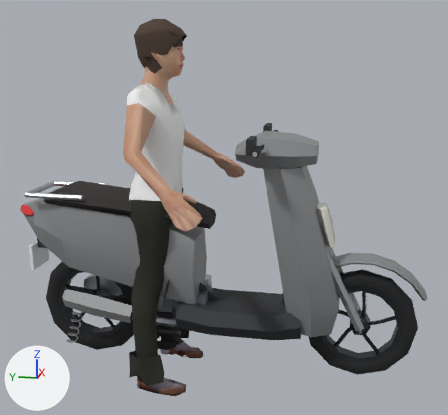
The glTF model priv/models/honda_vision_110_rider.far.glb: old version first, new version second.
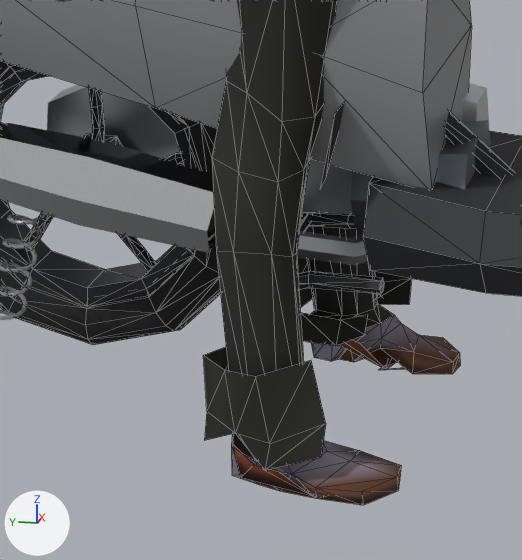
There are two pictures of each version: one whole from a 50 mm camera at (-2.655, -0.529, 1.416) aimed at (0.01, 0.004, 0.75), one close up on the part from 16% to 49% of the width and 60% to 99% of the height. The lights are fixed; the arrows at lower left show +X, +Y and +Z. The first two pictures are the older version. The close-ups show mesh edges as thin lines. Where no turn or scale is listed for an object, it has been applied to the vertices. Vertices at exactly the same position are counted once.

The first close-up shows 'engine', 'honda_vision_110_rider', 'rear_wheel', 'rider_mesh', 'stand'.
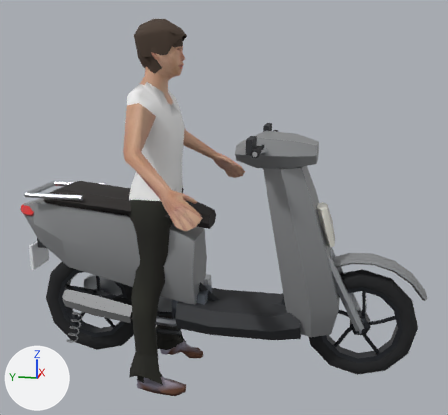
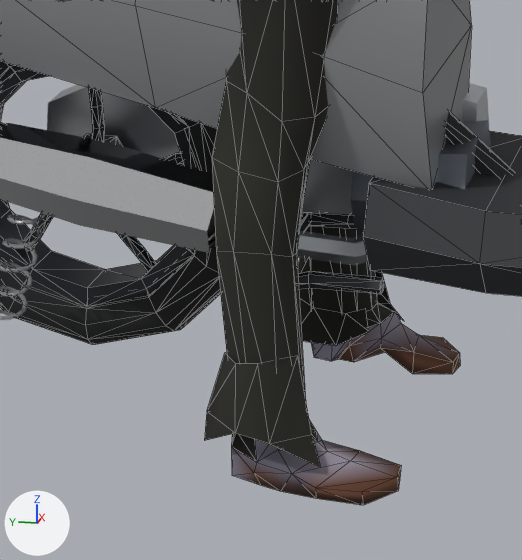
Location of each change, (x1, y1, x2, y2) in pixels of the close-ups (522 x 560 px; the box of a moved part takes in the faces that stretch with it):
'rider_mesh', reshaped
    before: (203, 0, 460, 505)
    after: (204, 0, 460, 505)
part 1 of me_rider_mesh, deleted
    before: (232, 103, 405, 498)
part 2 of me_rider_mesh, moved or reshaped
    before: (297, 213, 411, 346)
    after: (298, 213, 404, 346)
part 3 of me_rider_mesh, moved or reshaped
    before: (307, 0, 337, 163)
    after: (307, 0, 339, 163)
part 4 of me_rider_mesh, cut back
    before: (203, 347, 326, 470)
    after: (207, 352, 320, 467)

Diff of the bpy script that builds the scene:
```diff
--- a/priv/models/honda_vision_110_rider.far.glb.py
+++ b/priv/models/honda_vision_110_rider.far.glb.py
@@ me_rider_mesh @@
 # verts and faces of me_rider_mesh; kept vertices keep their numbers, new ones are numbered from 895
-me_rider_mesh.from_pydata(...)  # 895 vertices, 1640 faces; spans x -0.53..0.53, y -0.34..0.1, z 0.0..1.64
+me_rider_mesh.from_pydata(...)  # 840 vertices, 1602 faces; spans x -0.53..0.53, y -0.34..0.1, z 0.0..1.64
+# me_rider_mesh part 1: 8 loose pieces with 54 vertices, spanning x -0.23..0.23, y -0.14..0.04, z 0.0..0.53, are deleted
+# me_rider_mesh part 2
+verts[44] = (0.16, 0.04, 0.08)  # moved
+verts[161] = (0.22, 0.0, 0.18)  # moved
+verts[162] = (0.19, -0.05, 0.19)  # moved
+verts[163] = (0.2, -0.07, 0.08)  # moved, pixel (390, 303)
+verts[165] = (0.22, 0.03, 0.18)  # moved
+verts[167] = (0.18, 0.06, 0.17)  # moved
+verts[168] = (0.14, 0.04, 0.17)  # moved
+verts[169] = (0.16, 0.04, 0.08)  # moved, pixel (313, 307)
+verts[176] = (0.22, -0.09, 0.04)  # moved, pixel (404, 321)
+verts[172] = (0.15, -0.02, 0.08)  # moved, pixel (345, 313)
+verts[174] = (0.15, -0.05, 0.06)  # moved, pixel (368, 331)
+verts[175] = (0.16, -0.04, 0.09)  # moved, pixel (365, 308)
+# me_rider_mesh part 3
+verts[74] = (-0.13, -0.09, 0.52)  # moved
+# me_rider_mesh part 4
+delete_vertices([139, 154, 155])  # with the faces that use them
+verts[113] = (-0.16, 0.04, 0.08)  # moved
+verts[140] = (-0.19, -0.05, 0.19)  # moved, pixel (297, 355)
+verts[141] = (-0.22, 0.0, 0.18)  # moved, pixel (257, 363)
+verts[143] = (-0.22, 0.03, 0.18)  # moved, pixel (235, 363)
+verts[145] = (-0.18, 0.06, 0.17)  # moved, pixel (224, 352)
+verts[146] = (-0.14, 0.04, 0.17)  # moved
+verts[147] = (-0.16, 0.04, 0.08)  # moved
+verts[150] = (-0.15, -0.02, 0.08)  # moved
+verts[151] = (-0.16, -0.04, 0.09)  # moved
+verts[152] = (-0.15, -0.05, 0.06)  # moved
+verts[895] = (-0.2, -0.07, 0.08)  # pixel (311, 434)
+verts[896] = (-0.22, -0.09, 0.04)  # pixel (320, 467)
+faces += [(138, 895, 140), (138, 896, 895)]  # mat_color_cortu_cargo_pants
+# other edits to the shape of me_rider_mesh do not show in these pictures
 me_rider_mesh.materials.append(mat_color_cortu_cargo_pants)
```
